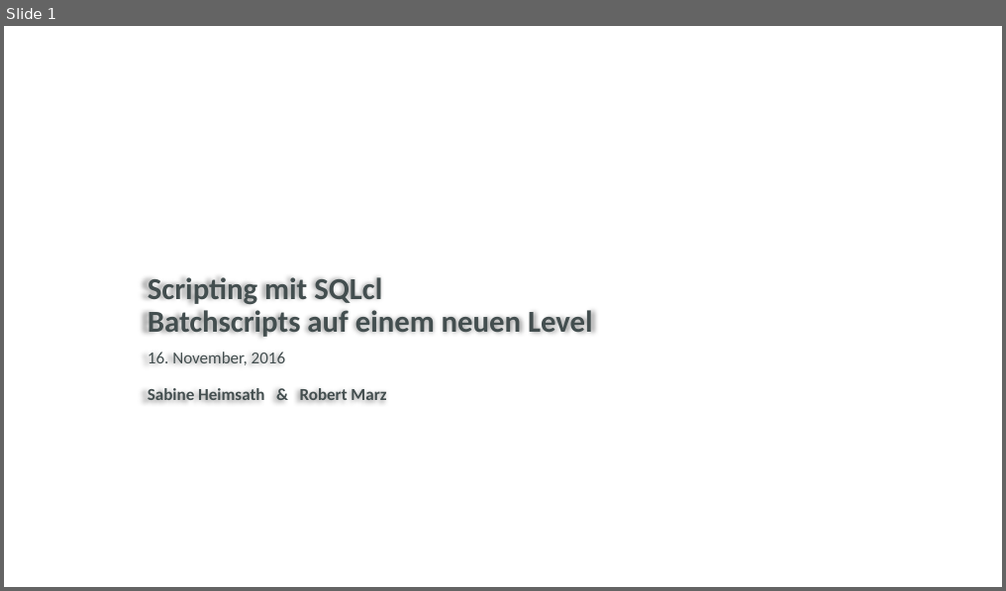
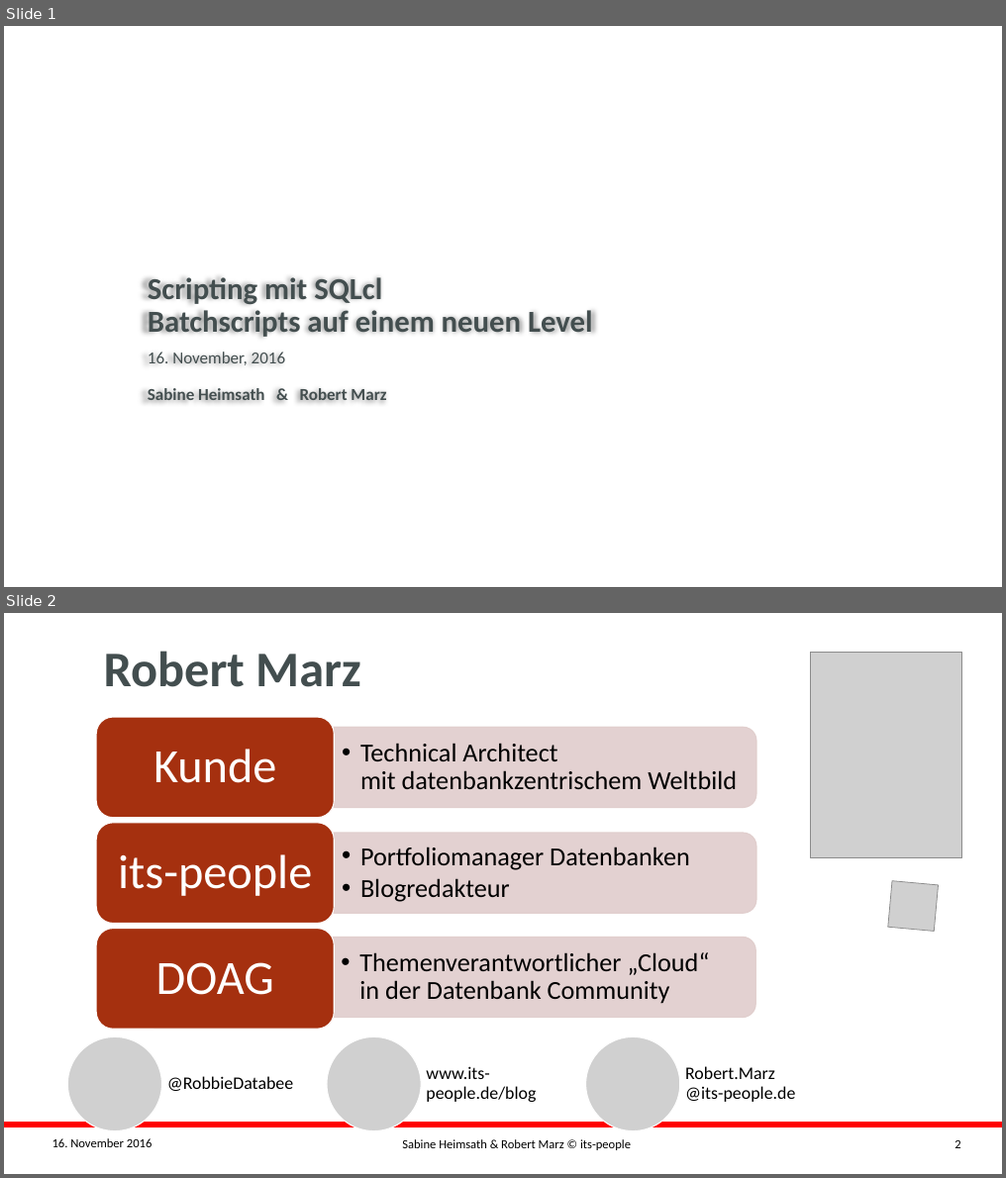
Before and after one commit to its-people/sqlclscripts, a slide deck: Slides/2016 DOAG K+A - Sabine Heimsath + Robert Marz - Scripting with SQLcl.pptx. Shown one above the other, each under a label of ours: slide 1 before the commit, slides 1 and 2 after it. The pictures are 1006x591 and 1006x1178 pixels, drawn with LibreOffice and Linux fonts; fonts in the diff are those of the drawing; grey boxes stand for pictures; background and template pictures are left out. Boxes give left, top, right and bottom in pixels: in the first picture for what was removed or moved away, otherwise in the second. Text is boxed around its words. In the diff, an @@ line names an element or a change of style, - is before the commit and + after.

```diff
--- a/Slides/2016 DOAG K+A - Sabine Heimsath + Robert Marz - Scripting with SQLcl.pptx
+++ b/Slides/2016 DOAG K+A - Sabine Heimsath + Robert Marz - Scripting with SQLcl.pptx
@@ slide 2 added at (4, 613, 1002, 1174), background #FFFFFF @@
@@ text added at (104, 651, 361, 687), 48 pt, text #434E4F, bold @@
+Robert Marz
@@ picture added at (810, 652, 962, 859) @@
@@ picture added at (888, 881, 939, 932) @@
@@ group added at (96, 717, 756, 1029): 6 texts, 3 round same rects, 3 rounded rectangles @@
+  • Technical Architect
+    mit datenbankzentrischem Weltbild
+Kunde
+  • Portfoliomanager Datenbanken
+  • Blogredakteur
+its-people
+  • Themenverantwortlicher „Cloud“
+    in der Datenbank Community
+DOAG
@@ group added at (67, 1038, 795, 1132): 3 pictures, 3 texts @@
+@RobbieDatabee
+www.its-people.de/blog
+Robert.Marz
+@its-people.de
@@ line added from (4, 1125) to (1002, 1125), #FF0000 5.5 pt @@
@@ text added at (53, 1139, 152, 1148), 12 pt, text #000000 @@
+16. November 2016
@@ text added at (402, 1140, 631, 1151), 12 pt, text #000000 @@
+Sabine Heimsath & Robert Marz © its-people
@@ page number added at (954, 1141, 960, 1149), 12 pt, text #000000 @@
+2
```
Also in this commit, not shown: 12 other slides added.
